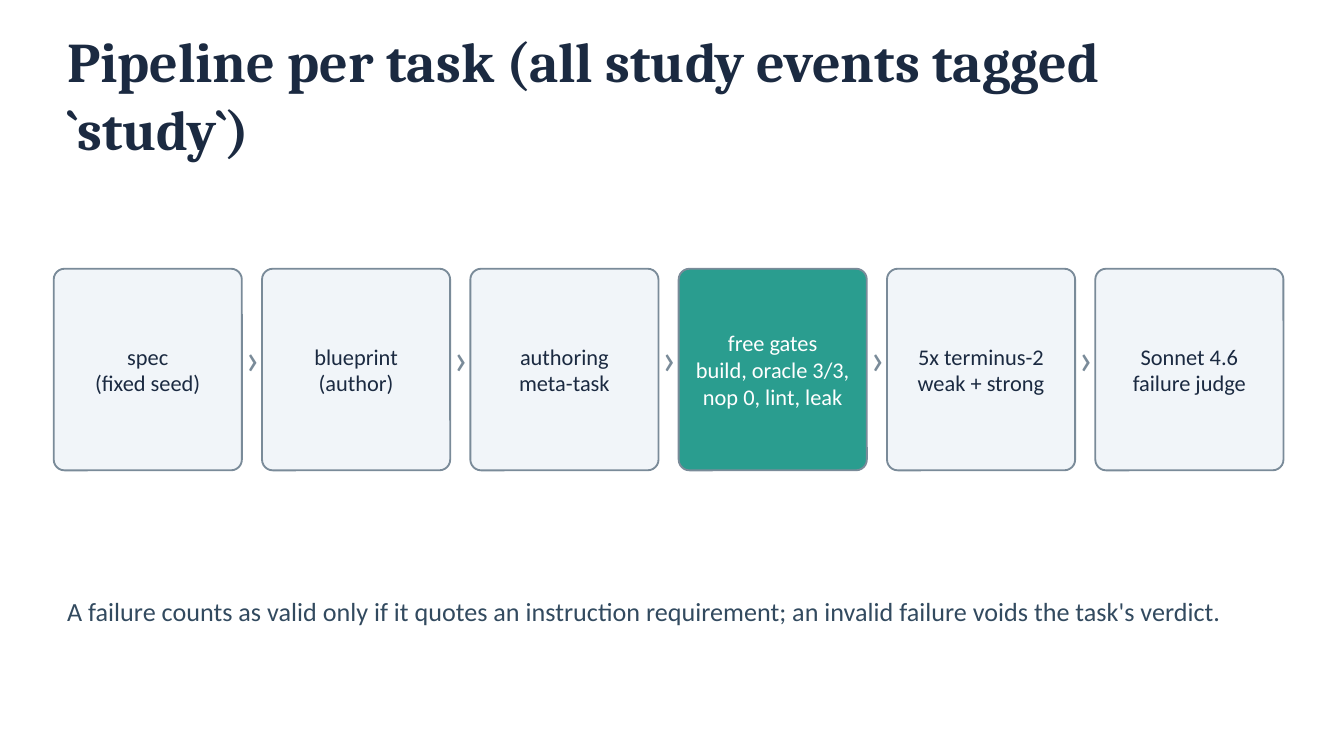
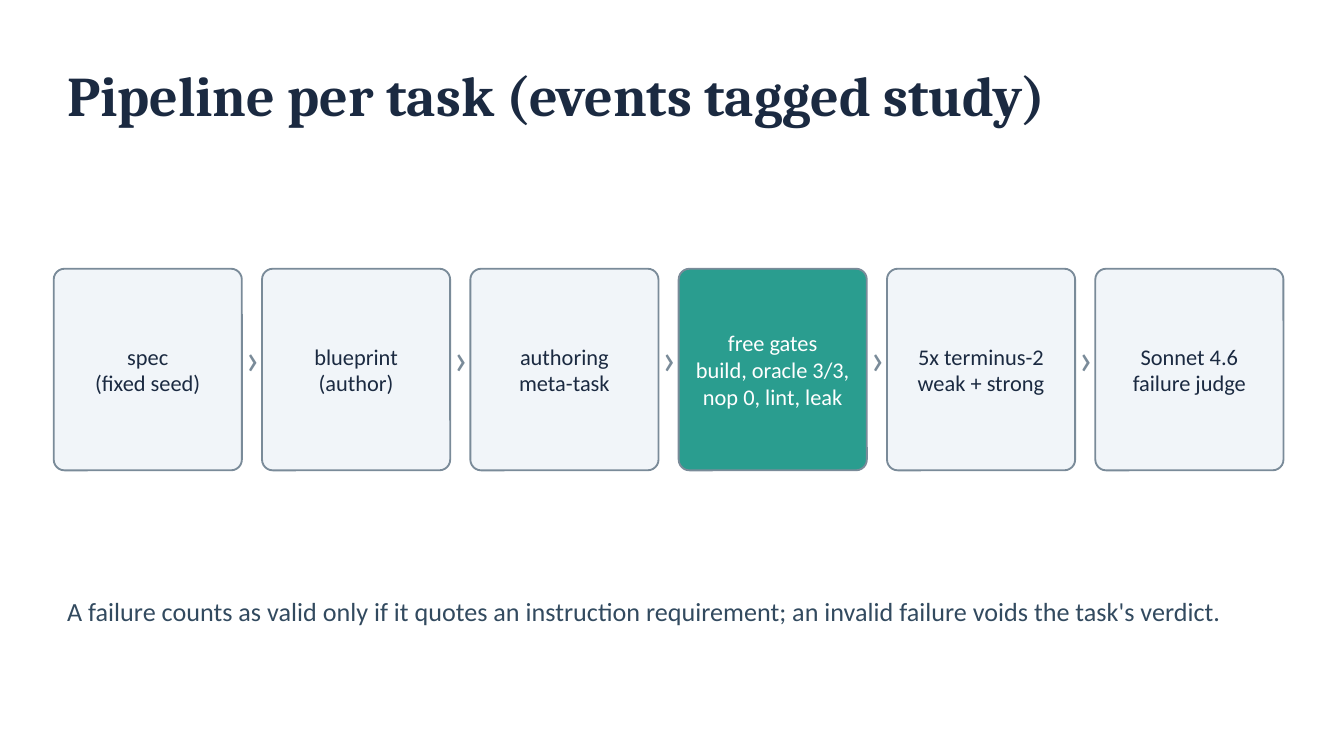
Before and after one commit to zignd/harbor-tbench-worktrial, a slide deck: slide 5 of docs/study-deck.pptx. Drawn at 1344x756 pixels with LibreOffice and Linux fonts; fonts in the diff are those of the drawing. Boxes give left, top, right and bottom in pixels: in the first picture for what was removed or moved away, otherwise in the second. Text is boxed around its words. In the diff, an @@ line names an element or a change of style, - is before the commit and + after.

```diff
--- a/docs/study-deck.pptx
+++ b/docs/study-deck.pptx
@@ text at (67, 75, 1045, 129): text changed @@
-Pipeline per task (all study events tagged `study`)
+Pipeline per task (events tagged study)
```
Also in this commit, not shown: 2 other slides changed, 10 other files.
